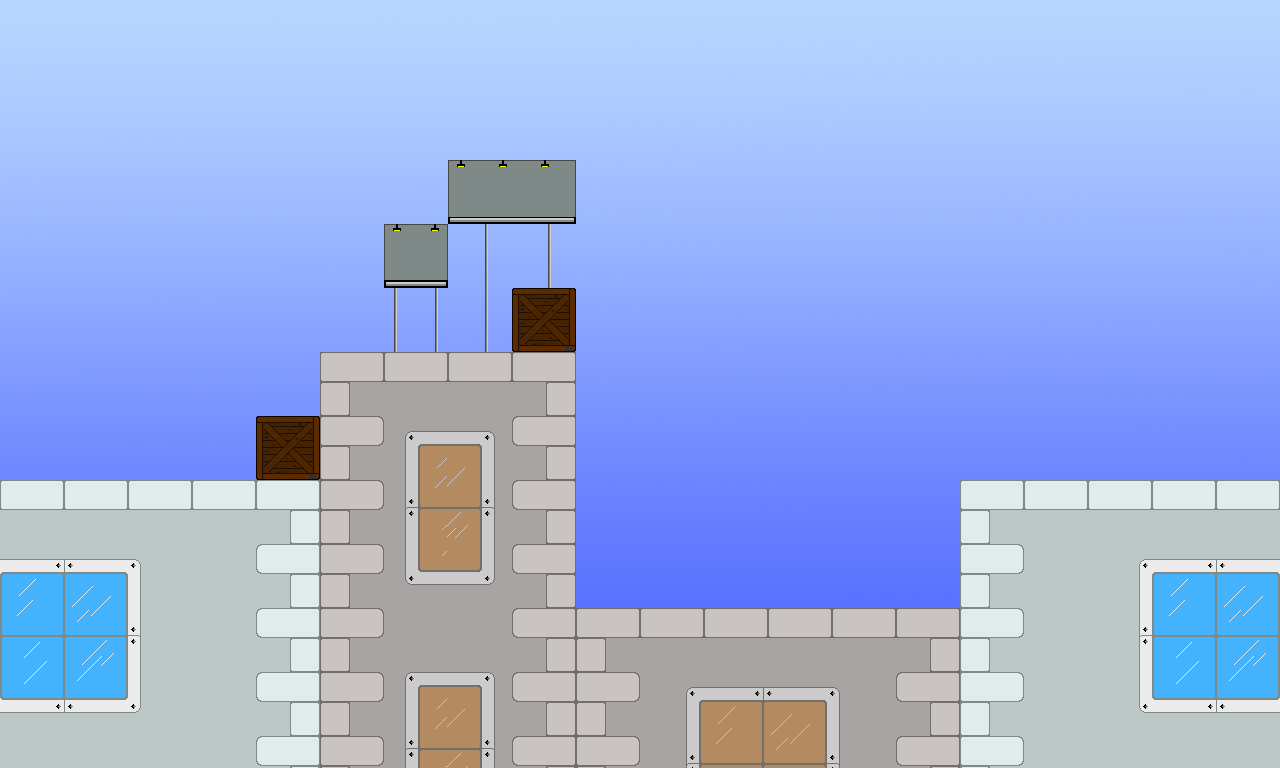
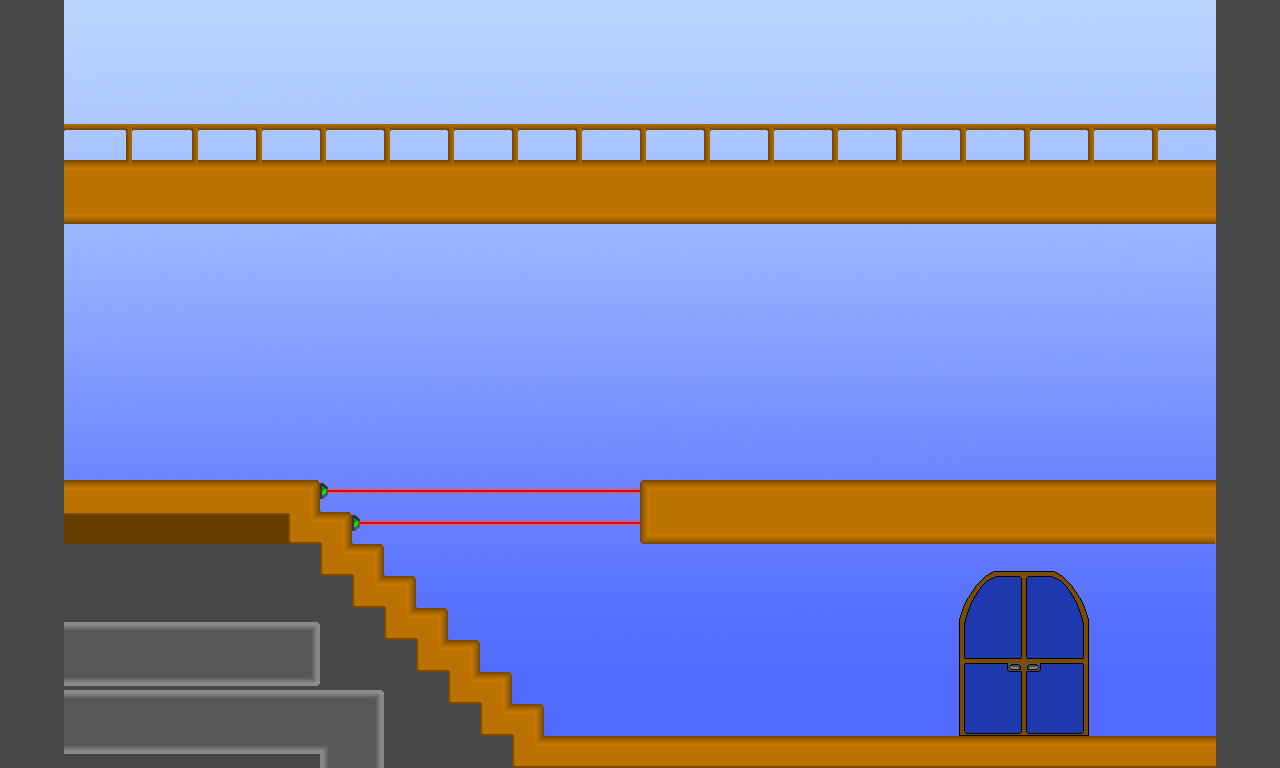
Layered file, before and after one edit (1280 × 768). Changes by layer:
added group "Lvl05" with 7 layers above "Lvl04" over [0, 0, 1280, 768]
added layer "Main_Entrance" in group "Lvl05" over [959, 571, 1089, 737]
added layer "Laser" in group "Lvl05" over [320, 483, 640, 531]
added layer "Pipes" (1st of 2, in "Lvl05") in group "Lvl05" over [64, 622, 384, 768]
added layer "Gound" (1st of 2, in "Lvl05") in group "Lvl05" over [0, 0, 1280, 768]
added layer "Rail" (1st of 2, in "Lvl05") in group "Lvl05" over [64, 124, 1222, 165]
added layer "Floor" (1st of 2, in "Lvl05") in group "Lvl05" over [0, 480, 1280, 768]
added layer "Balcony" (1st of 2, in "Lvl05") in group "Lvl05" over [0, 160, 1279, 224]
hid group "Lvl02" (8 layers) over [0, 160, 1280, 768]
